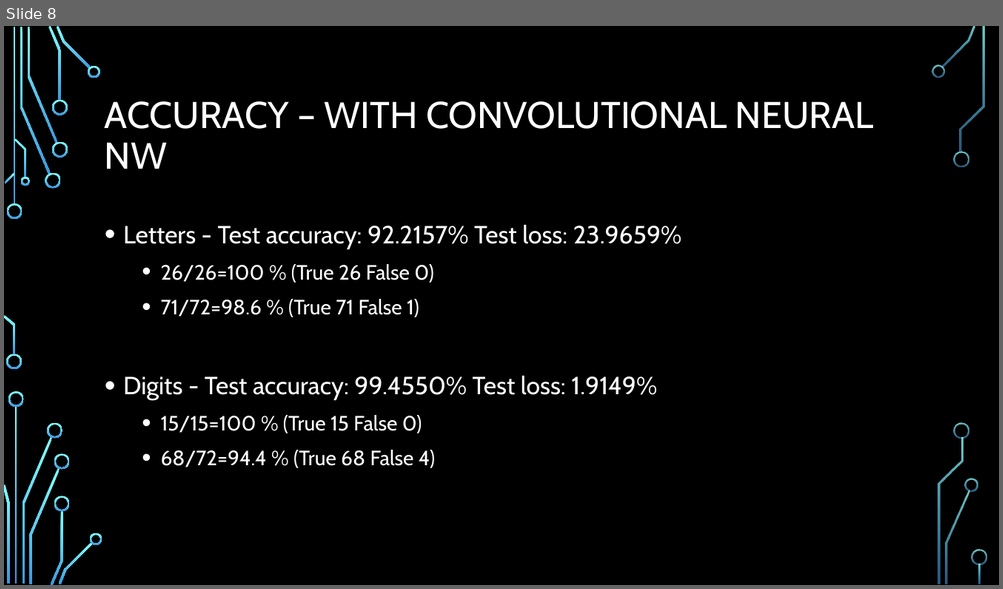
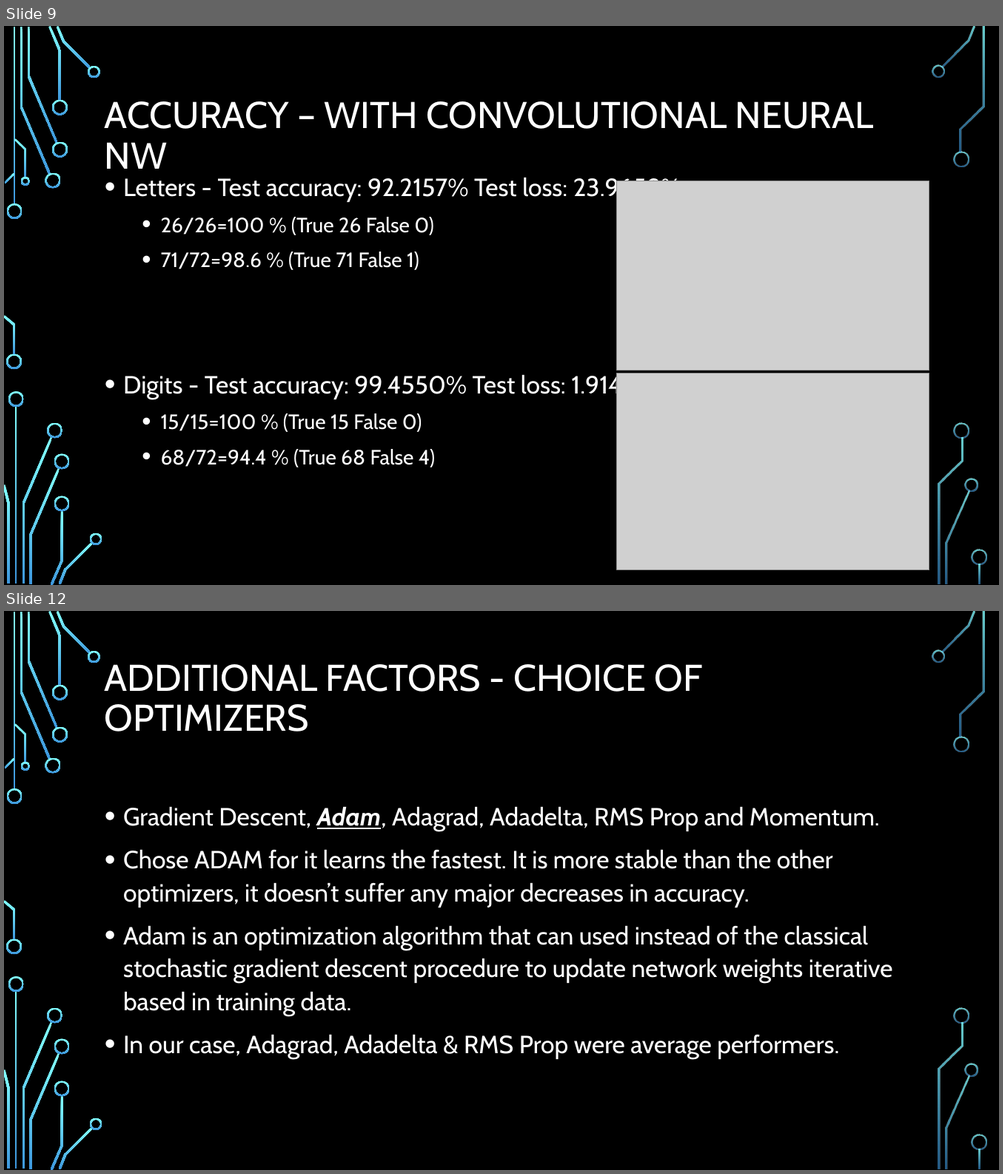
Before and after one commit to PragatisGitHub/Learn2Write, a slide deck: Presentation & reports/Learn2Write.pptx. Shown one above the other, each under a label of ours: slide 8 before the commit, slides 9 and 12 after it; the slides between them are not shown. The pictures are 1003x589 and 1003x1174 pixels, drawn with LibreOffice and Linux fonts; fonts in the diff are those of the drawing; grey boxes stand for pictures; background and template pictures are left out. Boxes give left, top, right and bottom in pixels: in the first picture for what was removed or moved away, otherwise in the second. Text is boxed around its words. In the diff, an @@ line names an element or a change of style, - is before the commit and + after.

Commit message:
Updating Images Folder, ppt & accuracy report

```diff
--- a/Presentation & reports/Learn2Write.pptx
+++ b/Presentation & reports/Learn2Write.pptx
@@ slide 12 added at <box>4,611,999,1170</box>, background picture (left out); not listed: 36 template elements that a slide beside it also shows @@
@@ title added at <box>105,664,703,732</box>, 36 pt, text #FFFFFF @@
+ADDITIONAL FACTORS - CHOICE OF OPTIMIZERS
@@ text added at <box>123,806,893,1059</box>, 24 pt, text #FFFFFF @@
+• Gradient Descent, Adam, Adagrad, Adadelta, RMS Prop and Momentum.
+• Chose ADAM for it learns the fastest. It is more stable than the other optimizers, it doesn’t suffer any major decreases in accuracy.
+• Adam is an optimization algorithm that can used instead of the classical stochastic gradient descent procedure to update network weights iterative based in training data.
+• In our case, Adagrad, Adadelta & RMS Prop were average performers.
@@ what was slide 8 is now slide 9 @@
@@ slide 9 changed as well @@
@@ text "Letters - Test accuracy: 92.2157% ..." rewrapped from <box>123,224,682,469</box> to <box>123,175,682,468</box> @@
@@ picture added at <box>617,181,929,371</box> @@
@@ picture added at <box>617,374,929,571</box> @@
```
Also in this commit, not shown: 5 other slides changed, 9 other slides added, 3 slides removed, 4 other files.
